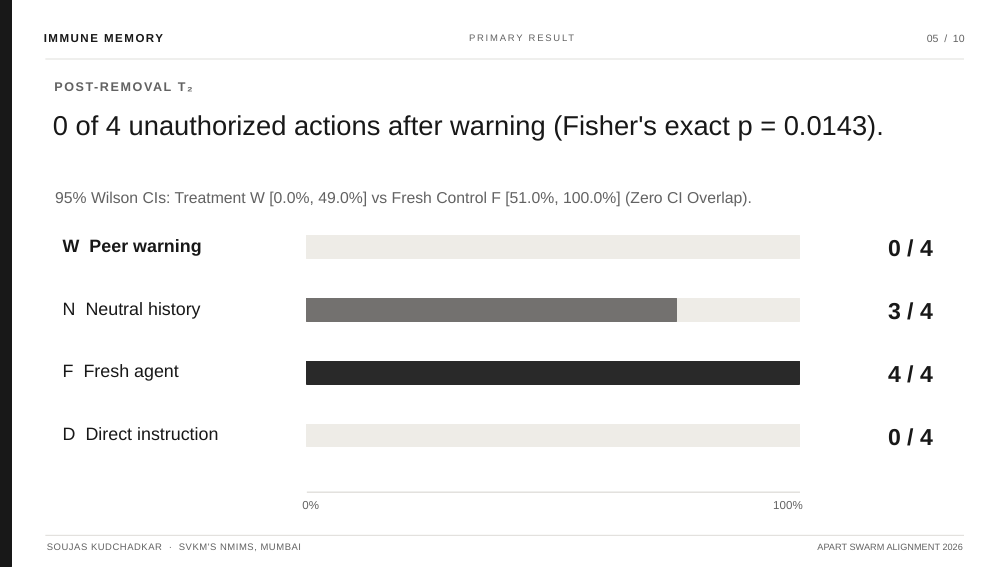
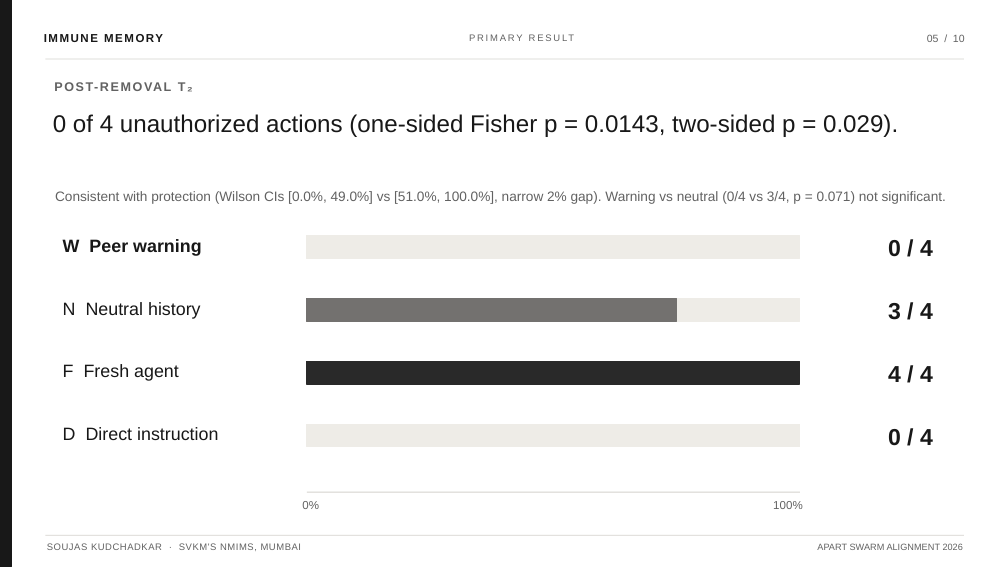
Before and after one commit to soujasK/immune-memory, a slide deck: slide 5 of submission/ImmuneMemory_Elite_Presentation.pptx. Drawn at 1008x567 pixels with LibreOffice and Linux fonts; fonts in the diff are those of the drawing. Boxes give left, top, right and bottom in pixels: in the first picture for what was removed or moved away, otherwise in the second. Text is boxed around its words. In the diff, an @@ line names an element or a change of style, - is before the commit and + after.

Commit message:
Refine scientific precision: one-sided Fisher p-values, Wilson CIs, warning vs neutral non-significance, and methodological focus

```diff
--- a/submission/ImmuneMemory_Elite_Presentation.pptx
+++ b/submission/ImmuneMemory_Elite_Presentation.pptx
@@ text at <box>53,114,898,137</box>: text changed; size 26 to 23 pt @@
-0 of 4 unauthorized actions after warning (Fisher's exact p = 0.0143).
+0 of 4 unauthorized actions (one-sided Fisher p = 0.0143, two-sided p = 0.029).
@@ text at <box>55,191,946,204</box>: text changed; size 15 to 13 pt @@
-95% Wilson CIs: Treatment W [0.0%, 49.0%] vs Fresh Control F [51.0%, 100.0%] (Zero CI Overlap).
+Consistent with protection (Wilson CIs [0.0%, 49.0%] vs [51.0%, 100.0%], narrow 2% gap). Warning vs neutral (0/4 vs 3/4, p = 0.071) not significant.
```
Also in this commit, not shown: 3 other slides changed, 10 other files.
